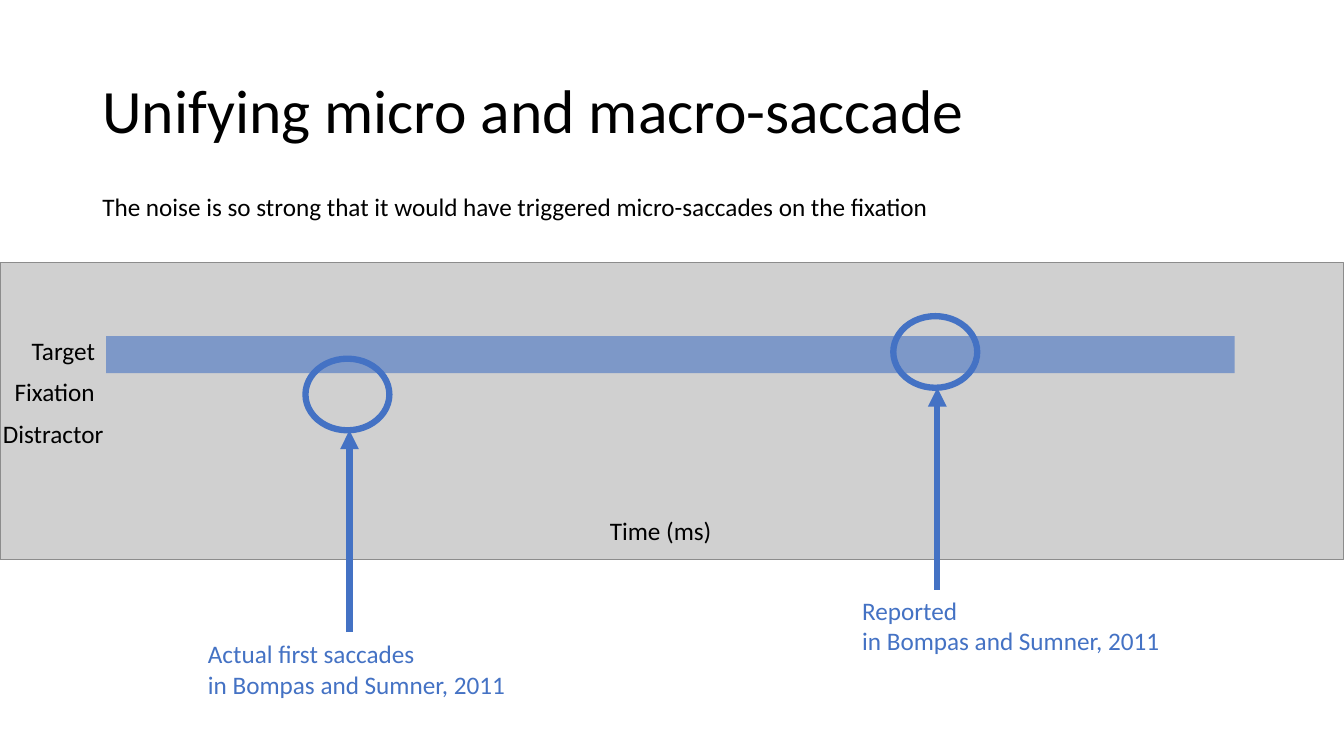
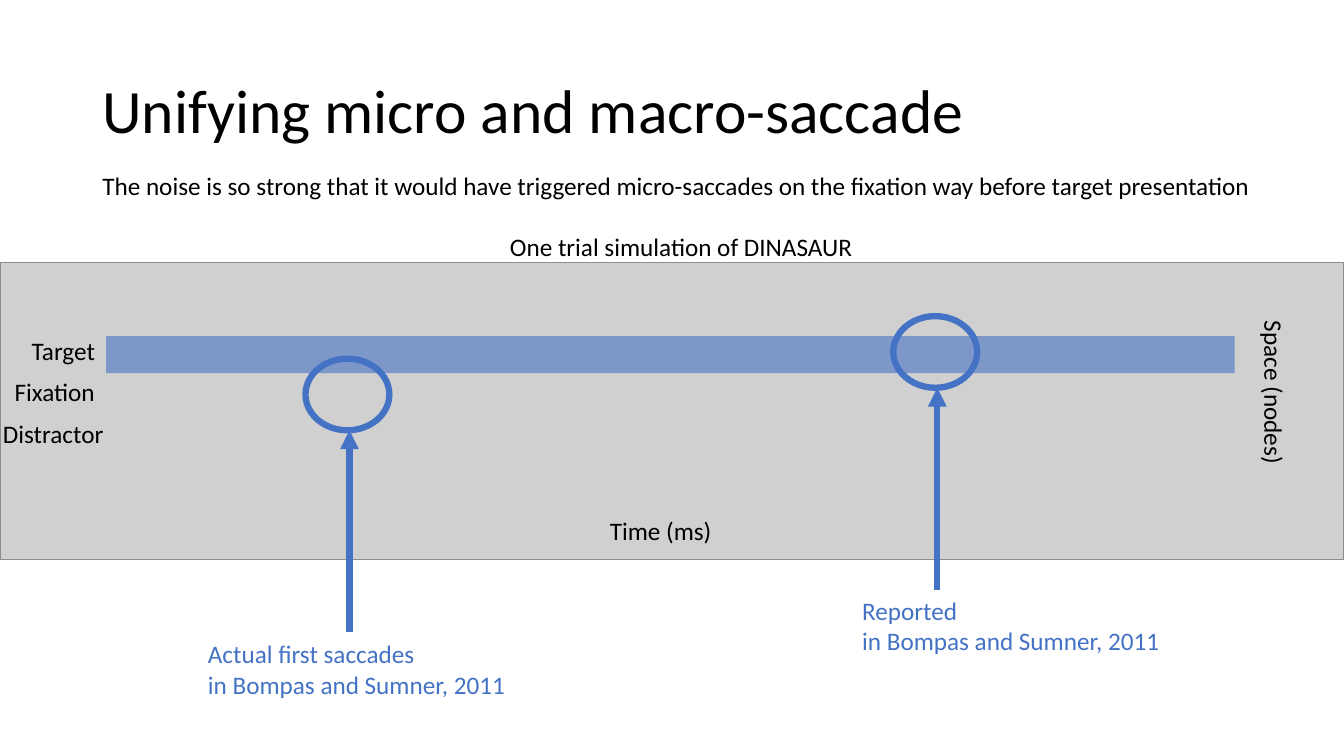
Before and after one commit to Nodragem/Modelling---DINASAUR2.0, a slide deck: slide 11 of notes/Presentation Feb2017/StochasticThreshold.pptx. Drawn at 1344x756 pixels with LibreOffice and Linux fonts; fonts in the diff are those of the drawing; grey boxes stand for pictures. Boxes give left, top, right and bottom in pixels: in the first picture for what was removed or moved away, otherwise in the second. Text is boxed around its words. In the diff, an @@ line names an element or a change of style, - is before the commit and + after.

```diff
--- a/notes/Presentation Feb2017/StochasticThreshold.pptx
+++ b/notes/Presentation Feb2017/StochasticThreshold.pptx
@@ text at box(102, 177, 1248, 200): text changed @@
-The noise is so strong that it would have triggered micro-saccades on the fixation
+The noise is so strong that it would have triggered micro-saccades on the fixation way before target presentation
@@ text added at box(510, 238, 852, 263), 18 pt, text #000000 @@
+One trial simulation of DINASAUR
@@ text added at box(1258, 327, 1289, 462), 18 pt, text #000000 @@
+Space (nodes)
```
Also in this commit, not shown: 9 other slides changed, 2 slides added, 50 other files.
